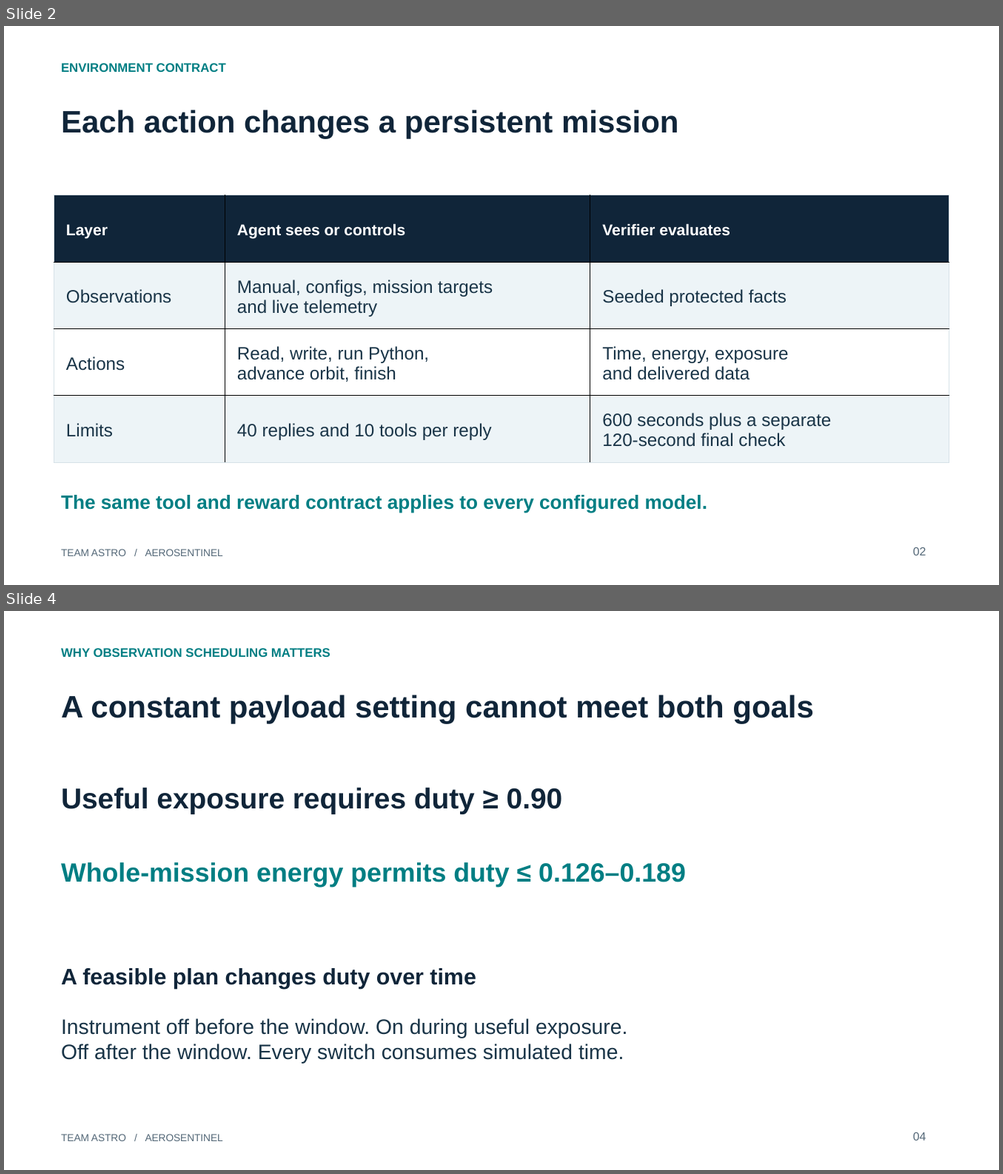
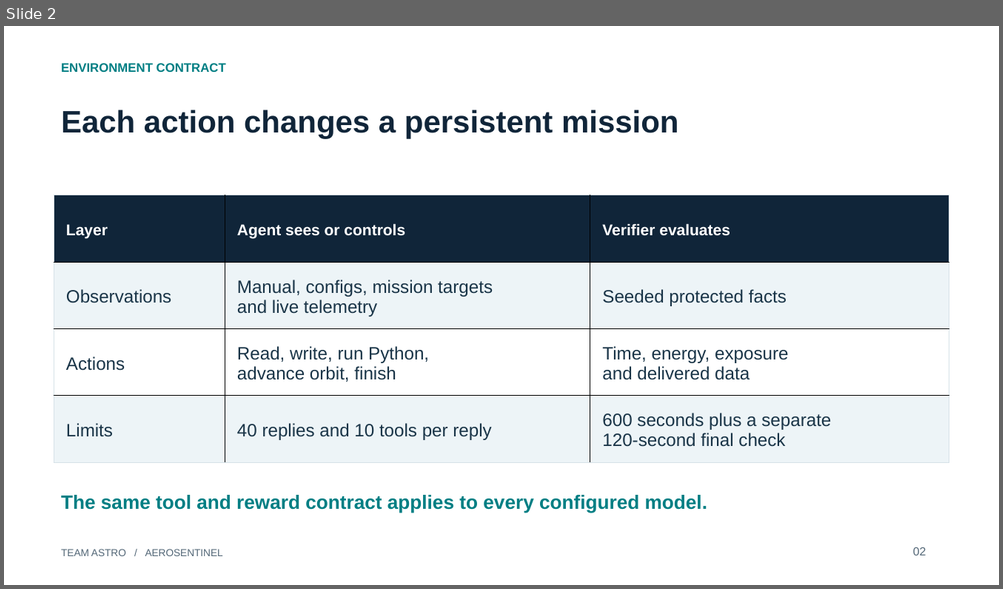
Before and after one commit to devesh3001/ASTRO, a slide deck: submission_bundle/defense-deck.pptx. Shown one above the other, each under a label of ours: slides 2 and 4 before the commit, slide 2 after it; the slides between them are not shown. The pictures are 1003x1174 and 1003x589 pixels, drawn with LibreOffice and Linux fonts; fonts in the diff are those of the drawing. Boxes give left, top, right and bottom in pixels: in the first picture for what was removed or moved away, otherwise in the second. Text is boxed around its words. In the diff, an @@ line names an element or a change of style, - is before the commit and + after.

Commit message:
Strengthen mission planning, verification and submission evidence

```diff
--- a/submission_bundle/defense-deck.pptx
+++ b/submission_bundle/defense-deck.pptx
@@ slide 4 removed at (4,611,999,1170), background #FFFFFF @@
@@ text removed at (61,648,330,657) @@
-WHY OBSERVATION SCHEDULING MATTERS
@@ text removed at (61,695,814,724) @@
-A constant payload setting cannot meet both goals
@@ text removed at (61,787,563,814) @@
-Useful exposure requires duty ≥ 0.90
@@ text removed at (61,863,686,887) @@
-Whole-mission energy permits duty ≤ 0.126–0.189
@@ text removed at (61,968,475,989) @@
-A feasible plan changes duty over time
@@ text removed at (61,1019,627,1064) @@
-Instrument off before the window. On during useful exposure.
-Off after the window. Every switch consumes simulated time.
@@ text removed at (61,1134,223,1142) @@
-TEAM ASTRO / AEROSENTINEL
@@ text removed at (913,1133,926,1141) @@
-04
```
Also in this commit, not shown: 7 slides changed, 1 slide added, 29 other files.
